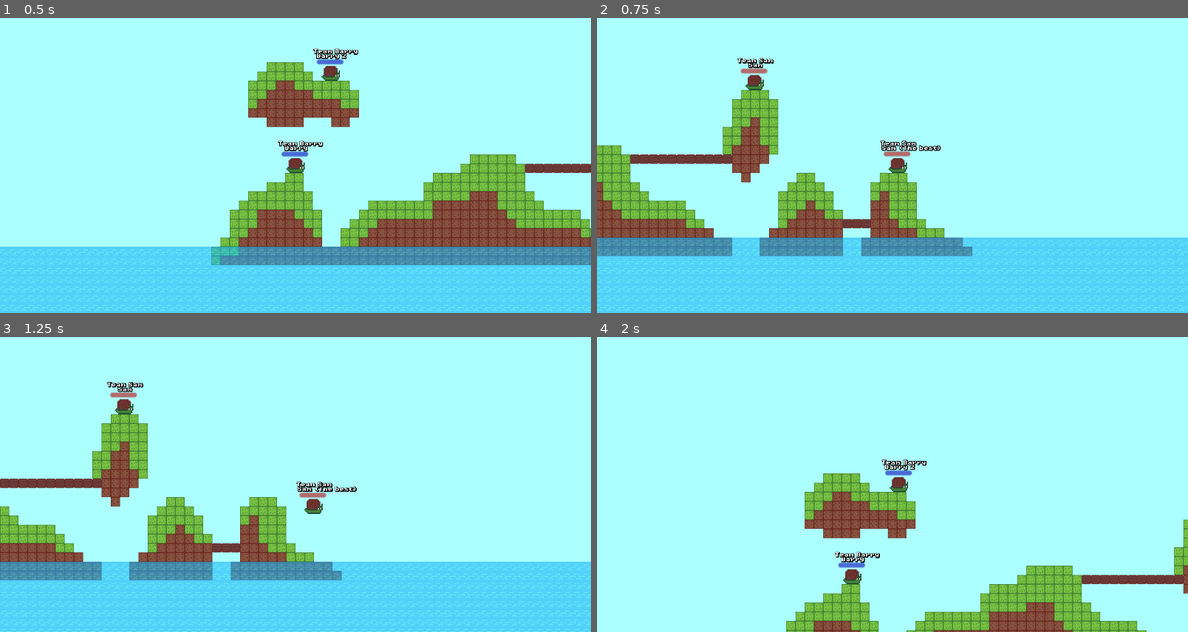
Above: before the commit, frames 1-4 (two rows, left to right).
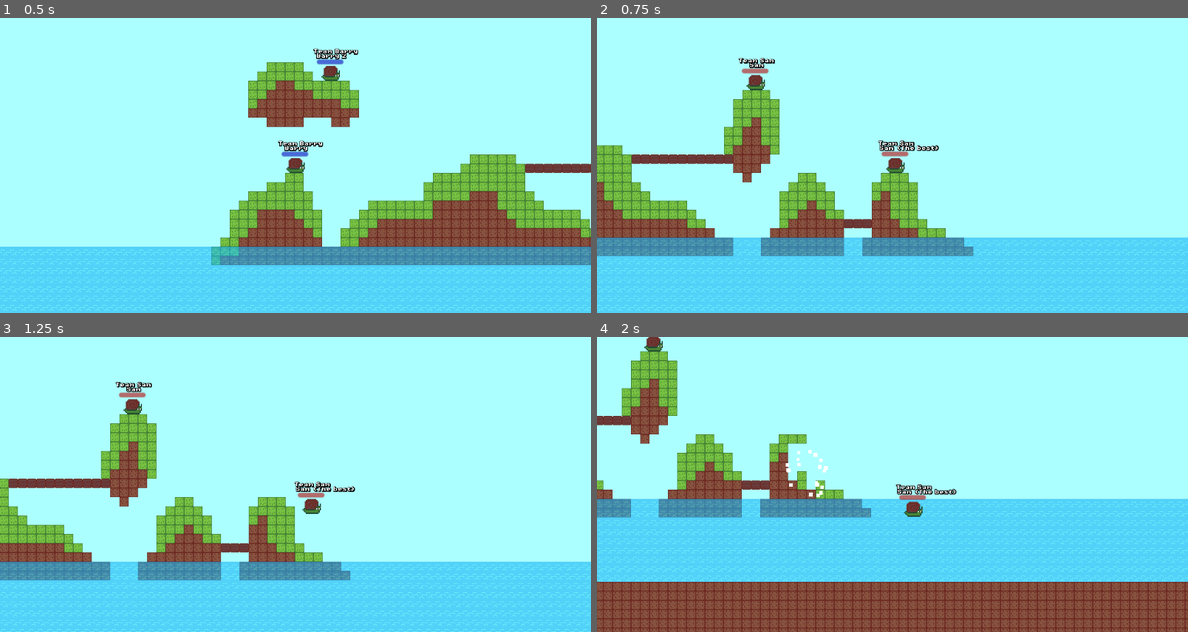
Above: after the commit, the same moments.

Repository: codingbanana21/Snail-Wars
Game: Godot game, scene res://scenes/game.tscn
The game is run twice, just before and just after one commit, with the same random seed, the same clock (stepped at 60 frames per second) and the same inputs.
Inputs (mouse positions are in pixels of both pictures, inside the frame that each line leads up to):
- Up to frame 1 (0.5 s): no input
- Up to frame 2 (0.75 s): tap Enter (skip) at 0.5 s; move the mouse to (1022, 150) at 0.52 s; press the mouse at (1022, 150) at 0.53 s; hold D (right) from 0.53 s (still down)
- Up to frame 3 (1.25 s): keep holding D (right); tap W (jump) at 0.77 s
- Up to frame 4 (2 s): keep holding D (right); move the mouse to (774, 499) at 1.27 s; release the mouse at (774, 499) at 1.28 s; click (774, 499) at 1.35 s; tap W (jump) at 1.52 s

Frame 1 is identical in both runs. In frame 2, 4.9% of the frame differs, in the area x 0-100%, y 13-100%; in frame 3, 6.0%; in frame 4, 52%, in the area x 0-100%, y 0-100%.

Commit message:
Fix weapons

Diff:
--- a/projectiles/bounce.tscn
+++ b/projectiles/bounce.tscn
@@ -3,6 +3,7 @@
 [ext_resource type="PackedScene" uid="uid://cubfm8w8o5obj" path="res://projectiles/projectile.tscn" id="1_6j0hb"]
 
 [node name="Bounce" unique_id=152536886 instance=ExtResource("1_6j0hb")]
-damage = 20
-knockback = 2000
-explosion_size = 2
+damage = 30
+knockback = 1500
+explosion_size = 0
+explosion_accuracy = 0.0
--- a/projectiles/drill.tscn
+++ b/projectiles/drill.tscn
@@ -4,6 +4,6 @@
 
 [node name="Drill" unique_id=152536886 instance=ExtResource("1_d7knd")]
 damage = 30
-knockback = 750
+knockback = 600
 explosion_accuracy = 2.0
 hp = 3
--- a/projectiles/super_drill.tscn
+++ b/projectiles/super_drill.tscn
@@ -3,4 +3,5 @@
 [ext_resource type="PackedScene" uid="uid://cubfm8w8o5obj" path="res://projectiles/projectile.tscn" id="1_tqrj2"]
 
 [node name="SuperDrill" unique_id=152536886 instance=ExtResource("1_tqrj2")]
+knockback = 1200
 hp = 6
--- a/projectiles/super_rocket.tscn
+++ b/projectiles/super_rocket.tscn
@@ -4,6 +4,6 @@
 
 [node name="SuperRocket" unique_id=152536886 instance=ExtResource("1_iyp4x")]
 damage = 100
-knockback = 1500
+knockback = 1600
 explosion_size = 5
 explosion_accuracy = 8.0
--- a/scripts/player.gd
+++ b/scripts/player.gd
@@ -14,7 +14,7 @@
 @export var team_color: Color
 
 const JUMP: float = -400.0
-const SPEED: float = 20.0
+const SPEED: float = 12.0
 const PLAYER_GRAVITY: float = 32.0
 
 var projectile_speed: float = 200.0
@@ -67,7 +67,7 @@
 				var projectile: Projectile
 				if weapon == 2:
 					projectile = load("res://projectiles/drill.tscn").instantiate()
-				if weapon == 3:
+				elif weapon == 3:
 					projectile = load("res://projectiles/bounce.tscn").instantiate()
 				else:
 					projectile = load("res://projectiles/rocket.tscn").instantiate()
@@ -103,7 +103,7 @@
 		if is_on_floor():
 			velocity.x *= 0.8
 		else:
-			velocity.x *= 0.9
+			velocity.x *= 0.95
 
 
 func _on_next_player_timer_timeout() -> void:
--- a/scripts/projectile.gd
+++ b/scripts/projectile.gd
@@ -4,7 +4,7 @@
 @onready var hit_area: Area2D = $HitArea
 
 @export var damage: int = 60
-@export var knockback: int = 1000
+@export var knockback: int = 800
 @export var explosion_size: int = 3
 @export var explosion_accuracy: float = 3
 @export var hp: int = 1
